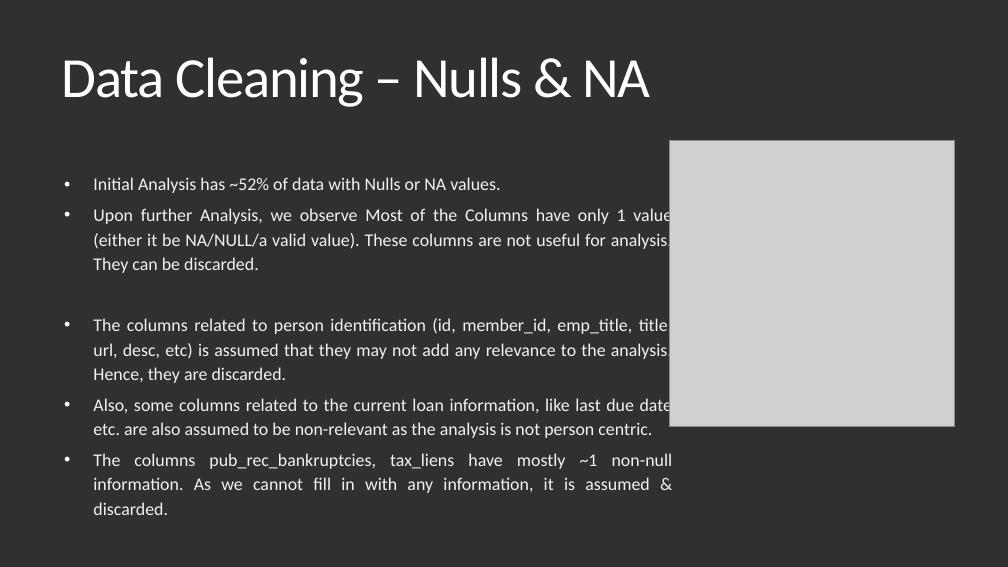
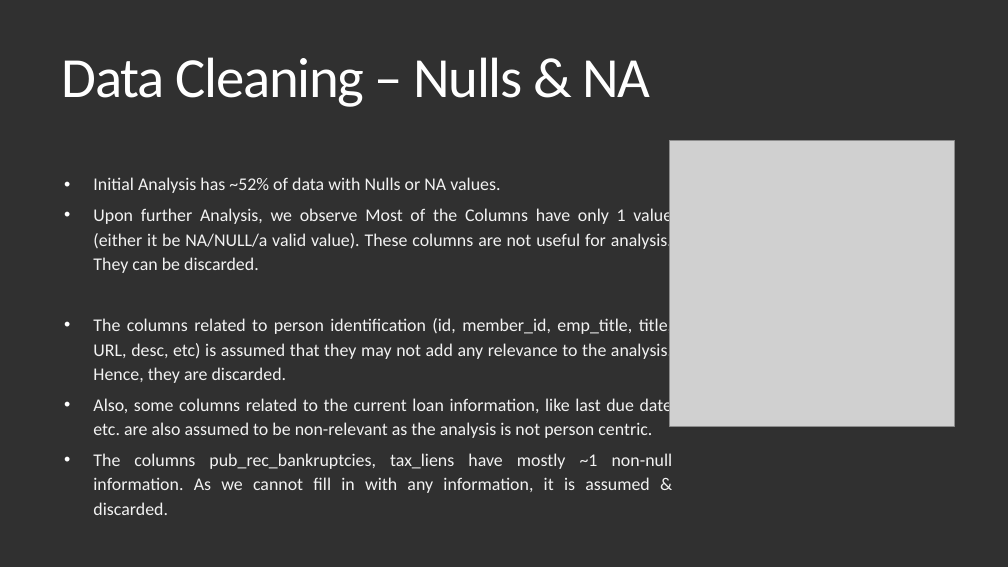
Before and after one commit to Vasista-Eranki/LendingClubCaseStudy, a slide deck: slide 7 of Lending Club Case Study.pptx. Drawn at 1008x567 pixels with LibreOffice and Linux fonts; fonts in the diff are those of the drawing; grey boxes stand for pictures. Boxes give left, top, right and bottom in pixels: in the first picture for what was removed or moved away, otherwise in the second. Text is boxed around its words. In the diff, an @@ line names an element or a change of style, - is before the commit and + after.

```diff
--- a/Lending Club Case Study.pptx
+++ b/Lending Club Case Study.pptx
@@ text at <box>93,317,672,383</box>: text changed @@
-  • The columns related to person identification (id, member_id, emp_title, title, url, desc, etc) is assumed that they may not add any relevance to the analysis. Hence, they are discarded.
+  • The columns related to person identification (id, member_id, emp_title, title, URL, desc, etc) is assumed that they may not add any relevance to the analysis. Hence, they are discarded.
```
Also in this commit, not shown: 1 other slide changed.
